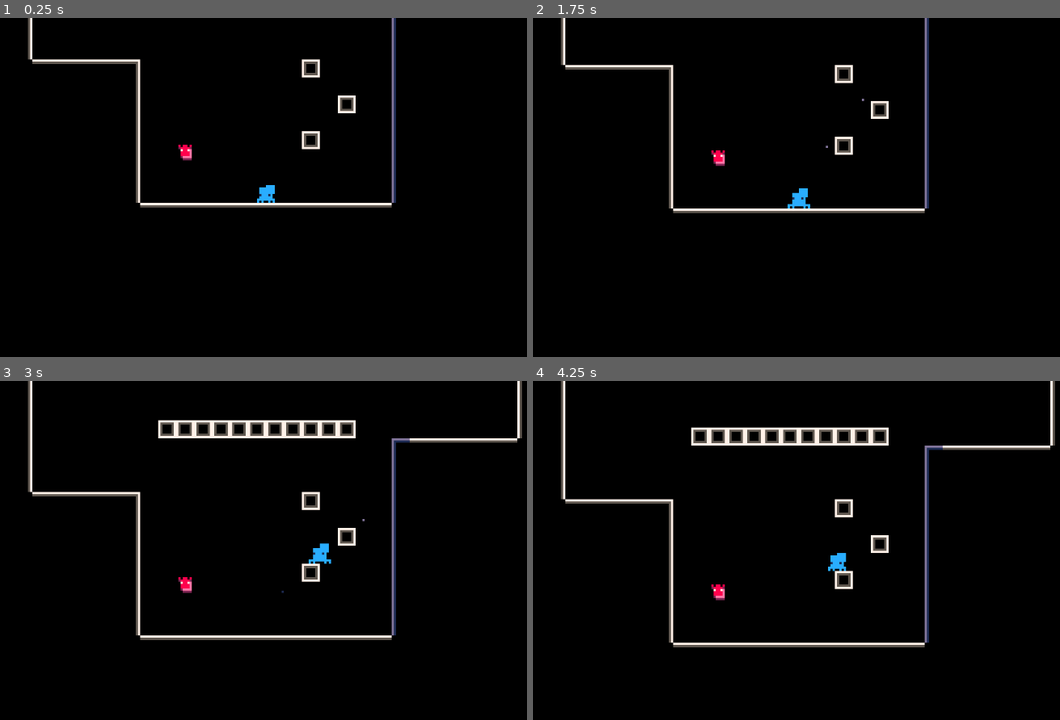
Above: before the commit, frames 1-4 (two rows, left to right).
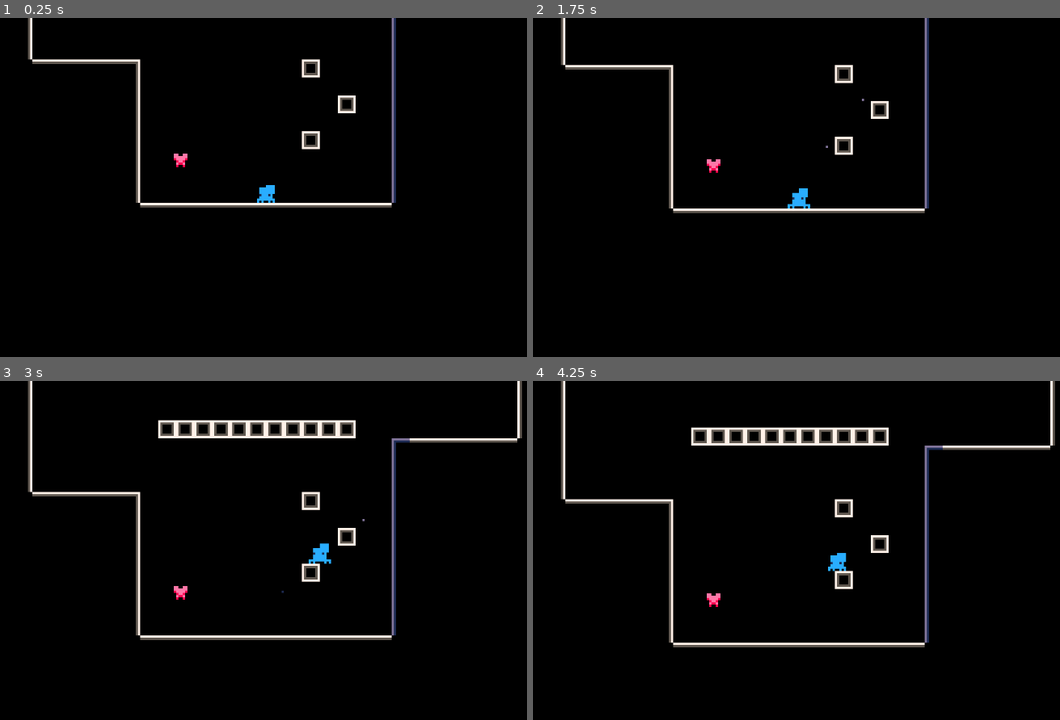
Above: after the commit, the same moments.

Repository: Flamenccio/spider-jump
Game: Godot game, scene res://scenes/test_world.tscn
Same seed, same stepped clock (60 frames per second), same inputs: the game is played once before the commit and once after it. This scene is started directly instead of the project's main scene.
Inputs (mouse positions are in pixels of both pictures, inside the frame that each line leads up to):
- Up to frame 1 (0.25 s): no input
- Up to frame 2 (1.75 s): tap Enter at 0.5 s; move the mouse to (938, 180) at 0.52 s; press the mouse at (938, 180) at 0.53 s; hold D (move_right) 0.53-1.25 s; release the mouse at (938, 180) at 1.25 s; drag from (670, 218) to (764, 272) at 1.27 s
- Up to frame 3 (3 s): move the mouse to (332, 482) at 2.02 s; hold D (move_right) 2.03-2.75 s; tap Delete at 2.1 s; drag from (231, 635) to (321, 550) at 2.77 s
- Up to frame 4 (4.25 s): move the mouse to (991, 618) at 3.52 s; hold A (move_left) from 3.53 s (still down); tap V at 3.6 s

The runs differ from the first frame. In frame 1, 0.2% of the frame differs, in the area x 32-37%, y 37-45%; in frame 2, 0.2%, in the area x 32-37%, y 39-46%; in frame 3, 0.2%; in frame 4, 0.2%.

Commit message:
add basic hoverfly mechanics

Diff:
--- /dev/null
+++ b/behavior_state/player/fly.gd
@@ -0,0 +1,31 @@
+extends BehaviorState
+
+@export var _player: CharacterBody2D
+@export var _fly_acceleration: float
+@export var _max_speed: float
+
+var _pull_input: Vector2 = Vector2.ZERO
+
+func _on_pull_input_update(pull: Vector2) -> void:
+	if not state_active:
+		return
+	_pull_input = pull
+
+
+func tick_state(delta: float) -> void:
+	var fly_acceleration_constant = _fly_acceleration * delta
+	var acceleration = Vector2(_pull_input.x * fly_acceleration_constant, _pull_input.y * fly_acceleration_constant)
+	var new_velocity = _player.velocity + acceleration
+
+	# Clamp speed, if necessary
+	var new_speed = minf(new_velocity.length(), _max_speed)
+	var normalized = new_velocity.normalized()
+	_player.velocity = normalized * new_speed
+
+	_player.move_and_slide()
+
+
+func _on_pull_input_release() -> void:
+	if not state_active:
+		return
+	set_property('Powerup/Hoverfly/flying', false)
--- /dev/null
+++ b/behavior_state/player/hover.gd
@@ -0,0 +1,27 @@
+extends BehaviorState
+
+@export var _player: CharacterBody2D
+@export_range(0.0, 100.0) var _decceleration: float = 1.0
+
+const _ZERO_VELOCITY_THRESHOLD = 0.001
+const _TARGET_VELOCITY = Vector2.ZERO
+
+func tick_state(delta: float) -> void:
+
+	var velocity = _player.velocity
+
+	if velocity.length() <= _ZERO_VELOCITY_THRESHOLD:
+		_player.velocity = Vector2.ZERO
+		return
+
+	var decceleration_constant = _decceleration * -1 * delta
+	_player.velocity += Vector2(decceleration_constant * velocity.x, decceleration_constant * velocity.y)
+	_player.move_and_slide()
+
+
+func _on_pull_input_press() -> void:
+
+	if not state_active:
+		return
+
+	set_property('Powerup/Hoverfly/flying', true)
--- a/scenes/player.tscn
+++ b/scenes/player.tscn
@@ -18,8 +18,10 @@
 [ext_resource type="Script" uid="uid://r18sun6gwb8v" path="res://behavior_state/player/antibug.gd" id="16_gl8cc"]
 [ext_resource type="Script" uid="uid://dpo14nn1hpmd2" path="res://scripts/collision/ground_raycast.gd" id="16_qfm1y"]
 [ext_resource type="Script" uid="uid://ddi1mvcerwx2q" path="res://behavior_state/player/ko.gd" id="16_ujl30"]
+[ext_resource type="Script" uid="uid://bh3cyx3kaoaxy" path="res://behavior_state/player/hover.gd" id="17_487ah"]
 [ext_resource type="Script" uid="uid://bdjmy758l3rls" path="res://scripts/collision/shape_cast_check.gd" id="17_qfm1y"]
 [ext_resource type="Shape2D" uid="uid://clf4j6ia4qkob" path="res://collision_shapes/detector_area.tres" id="18_fulsm"]
+[ext_resource type="Script" uid="uid://fxdybcfvd8ft" path="res://behavior_state/player/fly.gd" id="18_md1ol"]
 [ext_resource type="Script" uid="uid://b1f45ohdq3eek" path="res://scripts/player/safe_state.gd" id="19_4r5pv"]
 [ext_resource type="Texture2D" uid="uid://bovbs8r38nhjp" path="res://sprites/trajectory_particles-Sheet.png" id="20_60mlk"]
 [ext_resource type="Script" uid="uid://e5cuk12rqwo4" path="res://scripts/particles/custom_particle_emitter.gd" id="21_a38lo"]
@@ -210,6 +212,29 @@
 script = ExtResource("15_wnwbv")
 metadata/_custom_type_script = "uid://xwooryy4y5og"
 
+[node name="Hoverfly" type="Node" parent="StateMachine/Powerup"]
+
+[node name="Entry" type="Node" parent="StateMachine/Powerup/Hoverfly"]
+script = ExtResource("15_wnwbv")
+metadata/_custom_type_script = "uid://xwooryy4y5og"
+
+[node name="Exit" type="Node" parent="StateMachine/Powerup/Hoverfly"]
+script = ExtResource("15_wnwbv")
+metadata/_custom_type_script = "uid://xwooryy4y5og"
+
+[node name="Hover" type="Node" parent="StateMachine/Powerup/Hoverfly" node_paths=PackedStringArray("_player")]
+script = ExtResource("17_487ah")
+_player = NodePath("../../../..")
+_decceleration = 3.0
+metadata/_custom_type_script = "uid://xwooryy4y5og"
+
+[node name="Fly" type="Node" parent="StateMachine/Powerup/Hoverfly" node_paths=PackedStringArray("_player")]
+script = ExtResource("18_md1ol")
+_player = NodePath("../../../..")
+_fly_acceleration = 120.0
+_max_speed = 80.0
+metadata/_custom_type_script = "uid://xwooryy4y5og"
+
 [node name="CollisionHandler" type="Node" parent="." node_paths=PackedStringArray("_ground_raycast", "_ground_shapecast")]
 script = ExtResource("15_wqfne")
 _ground_raycast = NodePath("../Casters/GroundRaycast")
@@ -352,8 +377,11 @@
 [connection signal="internal_move_input_change" from="." to="LedgeClimb" method="_on_player_move_change"]
 [connection signal="internal_player_fell" from="." to="SafeState" method="_on_player_fell"]
 [connection signal="internal_pull_input_change" from="." to="StateMachine/Aim" method="_on_pull_input_change"]
+[connection signal="internal_pull_input_change" from="." to="StateMachine/Powerup/Hoverfly/Fly" method="_on_pull_input_update"]
+[connection signal="internal_pull_press" from="." to="StateMachine/Powerup/Hoverfly/Hover" method="_on_pull_input_press"]
 [connection signal="internal_pull_press" from="." to="StateMachine" method="set_property" binds= ["aim", true]]
 [connection signal="internal_pull_release" from="." to="StateMachine/Aim" method="_on_pull_release"]
+[connection signal="internal_pull_release" from="." to="StateMachine/Powerup/Hoverfly/Fly" method="_on_pull_input_release"]
 [connection signal="internal_pull_release" from="." to="StateMachine" method="set_property" binds= ["aim", false]]
 [connection signal="internal_safe_spot_updated" from="." to="SafeState" method="_safe_spot_updated"]
 [connection signal="invincibility_ended" from="." to="Sprite" method="_stop_invincibility_flashing"]
--- a/scenes/test_world.tscn
+++ b/scenes/test_world.tscn
@@ -6,7 +6,7 @@
 [ext_resource type="Script" uid="uid://s78nwwn8edpf" path="res://scripts/entities/camera.gd" id="4_7448y"]
 [ext_resource type="Script" uid="uid://b6it1roy42jng" path="res://scripts/player/input_service.gd" id="5_ar7ra"]
 [ext_resource type="Script" uid="uid://smn5kvfq55gk" path="res://tilemap_baker/TilemapCollisionBaker.gd" id="6_ixgyf"]
-[ext_resource type="PackedScene" uid="uid://bbjb4m6fwc2e" path="res://scenes/antibug.tscn" id="7_xwrkq"]
+[ext_resource type="PackedScene" uid="uid://dxpxr8minu8d4" path="res://scenes/hoverfly.tscn" id="7_xwrkq"]
 
 [sub_resource type="PhysicsMaterial" id="PhysicsMaterial_cnaw2"]
 
@@ -134,8 +134,8 @@
 position = Vector2(60, -44)
 shape = SubResource("RectangleShape2D_6mf5r")
 
-[node name="AntiBug" parent="." instance=ExtResource("7_xwrkq")]
-position = Vector2(-36, -22)
+[node name="Hoverfly" parent="." instance=ExtResource("7_xwrkq")]
+position = Vector2(-38, -19)
 
 [connection signal="move_input_change" from="InputService" to="Player" method="_on_input_service_move_input_change"]
 [connection signal="pull_input_change" from="InputService" to="Player" method="_on_input_service_pull_input_change"]
--- a/scripts/entities/state_machine_handler.gd
+++ b/scripts/entities/state_machine_handler.gd
@@ -58,7 +58,6 @@
 	if Engine.is_editor_hint():
 		return
 
-
 	var old_index = _behavior_info.find_custom(func(b: BehaviorStateInfo): return b.local_node_path == old)
 	var new_index = _behavior_info.find_custom(func(b: BehaviorStateInfo): return b.local_node_path == new)
 	assert(old_index > -1, 'state machine does not have behavior state named \'{0}\''.format({'0': old}))
@@ -71,6 +70,8 @@
 	_active_state = _behavior_info[new_index].state
 	_active_state.enter_state()
 	_active_state.state_active = true
+
+	print('state machine: {0} -> {1}'.format({'0': old_state.name, '1': _active_state.name}))
 
 
 func set_property(property_name: String, value: Variant) -> void:
--- a/scripts/player/input_service.gd
+++ b/scripts/player/input_service.gd
@@ -14,6 +14,10 @@
 # launch power when released from this distance.
 const _MAX_PULL_DISTANCE = 32.0
 const _MIN_PULL_DISTANCE = 8.0
+
+## When using KBM, the maximum distance from the
+## pull origin when using the hoverfly powerup.
+const _MAX_PULL_DISTANCE_HOVER = 48.0
 
 func _ready() -> void:
 
--- a/scripts/player_state_machine.gd
+++ b/scripts/player_state_machine.gd
@@ -2,6 +2,7 @@
 extends StateMachineHandler
 
 func _powerup_started(powerup: String) -> void:
+	print('new powerup: ', powerup)
 	set_property('powerup', powerup)
 
 
--- a/state_machines/player.tres
+++ b/state_machines/player.tres
@@ -44,7 +44,7 @@
 [sub_resource type="Resource" id="Resource_10p3u"]
 script = ExtResource("2_ojcqc")
 name = "Antibug"
-metadata/graph_offset = Vector2(588, 237.5)
+metadata/graph_offset = Vector2(575, 257)
 
 [sub_resource type="Resource" id="Resource_ridqv"]
 script = ExtResource("2_ojcqc")
@@ -69,7 +69,7 @@
 [sub_resource type="Resource" id="Resource_p8lay"]
 script = ExtResource("2_ojcqc")
 name = "Fly"
-metadata/graph_offset = Vector2(388, 357.5)
+metadata/graph_offset = Vector2(396, 557)
 
 [sub_resource type="Resource" id="Resource_6y1cm"]
 script = ExtResource("2_ojcqc")
@@ -98,11 +98,19 @@
 }
 priority = 0
 
+[sub_resource type="Resource" id="Resource_cu227"]
+script = ExtResource("3_10p3u")
+value = false
+comparation = 0
+name = "flying"
+
 [sub_resource type="Resource" id="Resource_okt1n"]
 script = ExtResource("5_6y1cm")
 from = "Fly"
 to = "Hover"
-conditions = {}
+conditions = {
+"flying": SubResource("Resource_cu227")
+}
 priority = 0
 
 [sub_resource type="Resource" id="Resource_acxwh"]
@@ -120,11 +128,19 @@
 }
 priority = 0
 
+[sub_resource type="Resource" id="Resource_t0krm"]
+script = ExtResource("3_10p3u")
+value = true
+comparation = 0
+name = "flying"
+
 [sub_resource type="Resource" id="Resource_or4rm"]
 script = ExtResource("5_6y1cm")
 from = "Hover"
 to = "Fly"
-conditions = {}
+conditions = {
+"flying": SubResource("Resource_t0krm")
+}
 priority = 0
 
 [sub_resource type="Resource" id="Resource_v7luo"]
@@ -216,7 +232,7 @@
 }
 }
 name = "Powerup"
-metadata/graph_offset = Vector2(1182.5, 597.5)
+metadata/graph_offset = Vector2(1211, 557)
 
 [sub_resource type="Resource" id="Resource_gl8cc"]
 script = ExtResource("3_10p3u")
Not shown, added: behavior_state/player/fly.gd.uid
Not shown, added: behavior_state/player/hover.gd.uid
Not shown: 1 places in scenes/player.tscn that only renumber resources
Not shown: 1 places in state_machines/player.tres that only renumber resources
